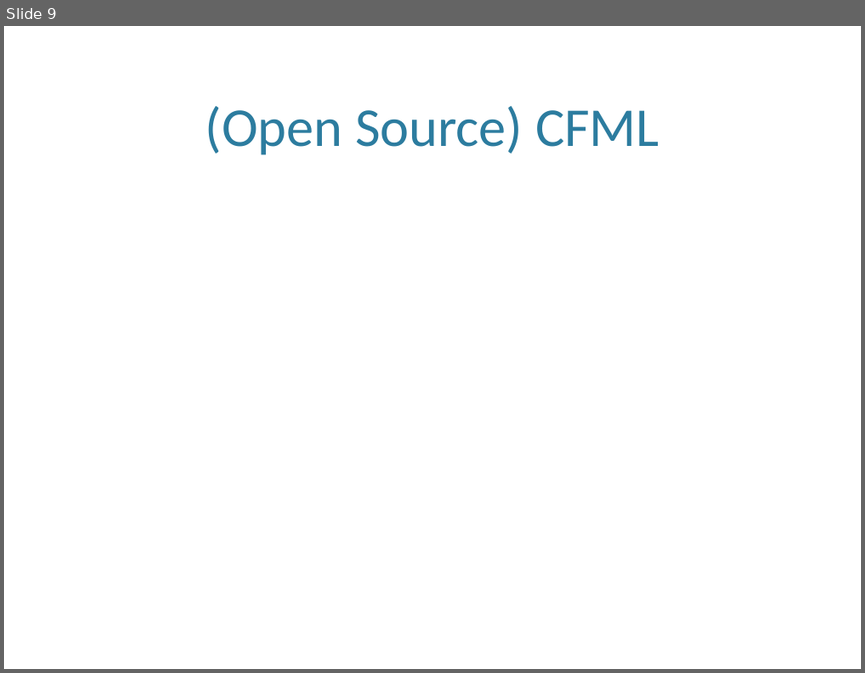
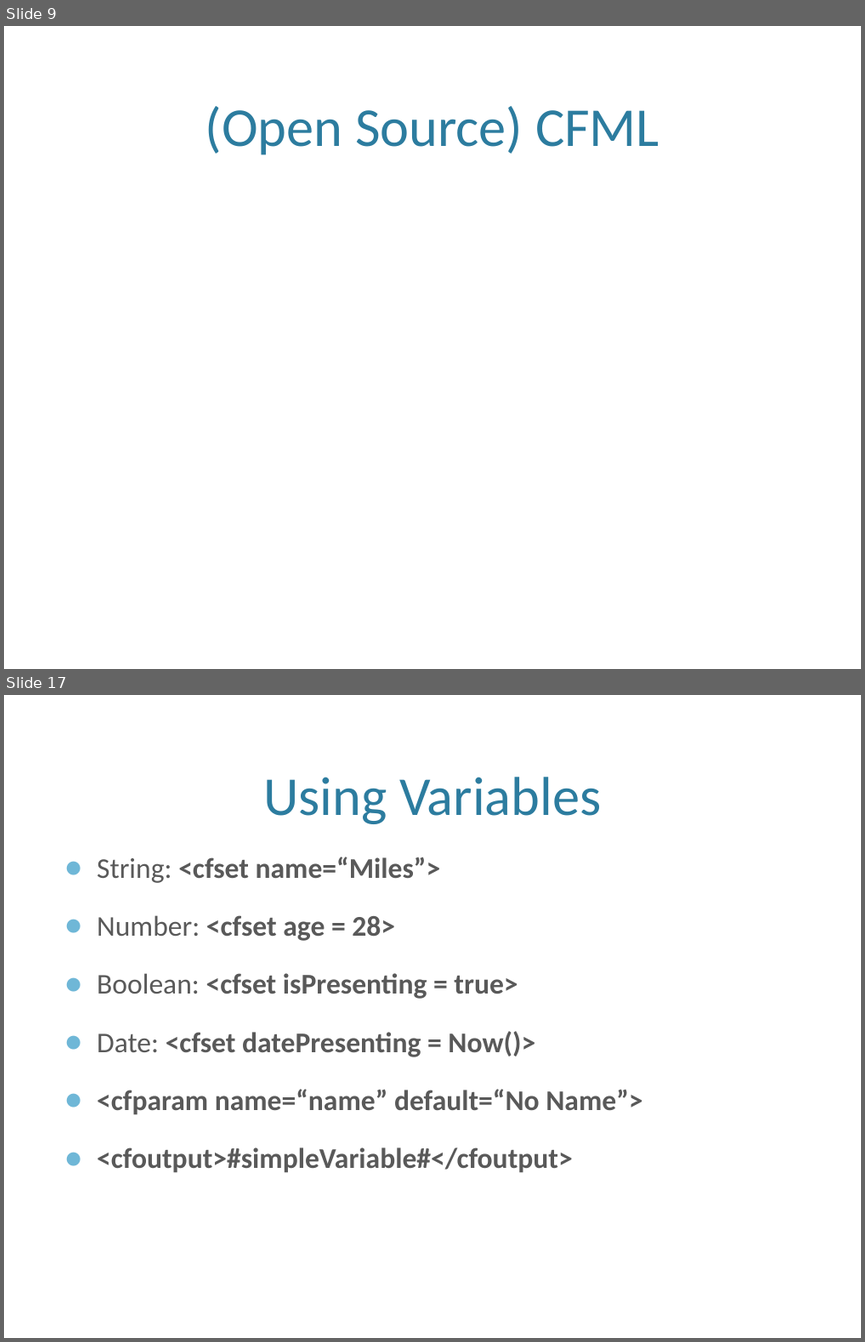
Before and after one commit to awayken/2011sdcodecamp, a slide deck: presentation.pptx. Shown one above the other, each under a label of ours: slide 9 before the commit, slides 9 and 17 after it; the slides between them are not shown. The pictures are 865x673 and 865x1342 pixels, drawn with LibreOffice and Linux fonts; fonts in the diff are those of the drawing; background and template pictures are left out. Boxes give left, top, right and bottom in pixels: in the first picture for what was removed or moved away, otherwise in the second. Text is boxed around its words. In the diff, an @@ line names an element or a change of style, - is before the commit and + after.

```diff
--- a/presentation.pptx
+++ b/presentation.pptx
@@ slide 17 added at [4, 695, 861, 1338], background picture (left out) @@
@@ title added at [263, 777, 602, 824], 46 pt, text #2C7C9F @@
+Using Variables
@@ text added at [97, 857, 642, 1173], 24 pt, text #595959, bold @@
+● String: <cfset name=“Miles”>
+● Number: <cfset age = 28>
+● Boolean: <cfset isPresenting = true>
+● Date: <cfset datePresenting = Now()>
+● <cfparam name=“name” default=“No Name”>
+● <cfoutput>#simpleVariable#</cfoutput>
```
Also in this commit, not shown: 17 other slides added.
